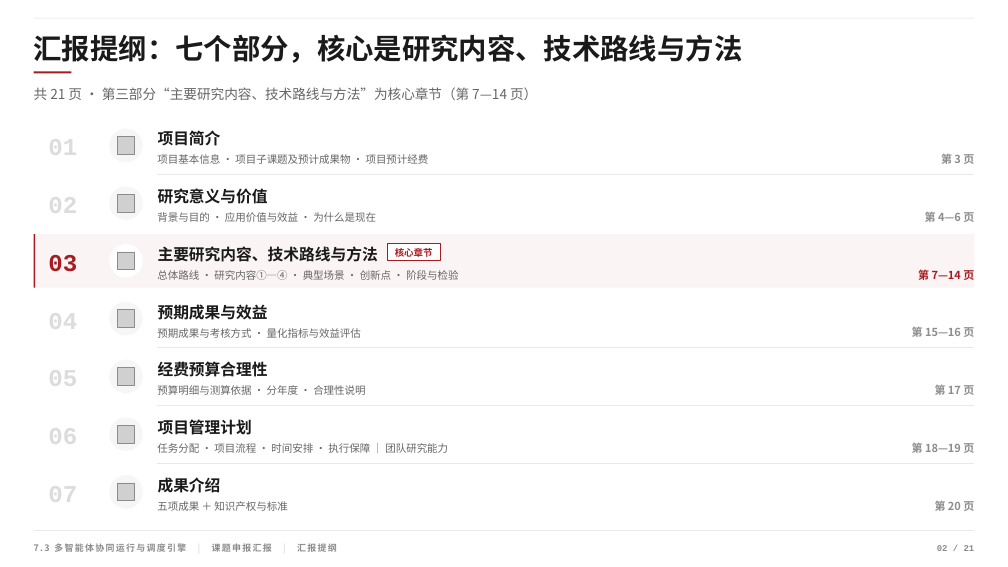
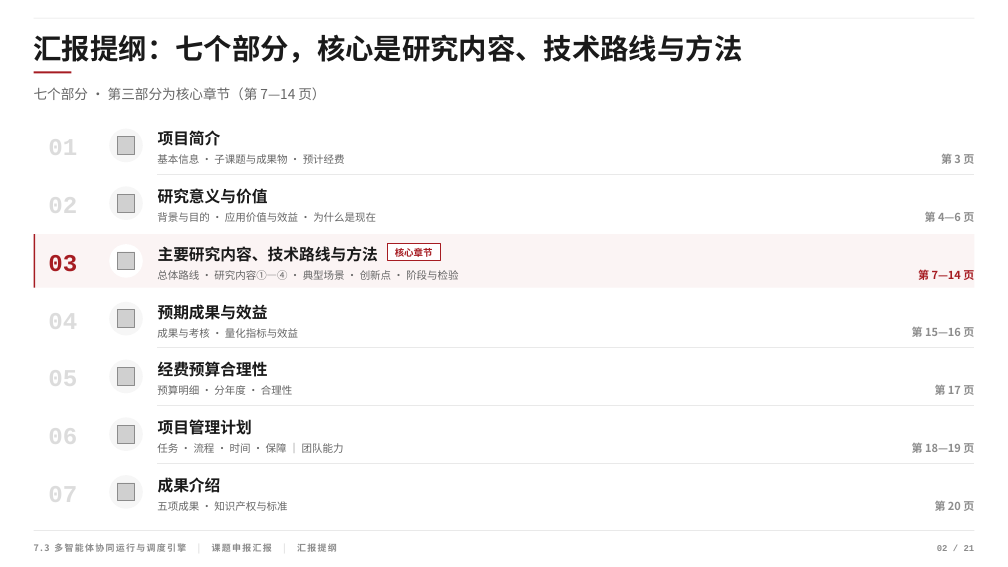
Before and after one commit to huosi012/PPT, a slide deck: slide 2 of 项目汇报PPT.pptx. Drawn at 1008x567 pixels with LibreOffice and Linux fonts; fonts in the diff are those of the drawing; grey boxes stand for pictures. Boxes give left, top, right and bottom in pixels: in the first picture for what was removed or moved away, otherwise in the second. Text is boxed around its words. In the diff, an @@ line names an element or a change of style, - is before the commit and + after.

```diff
--- a/项目汇报PPT.pptx
+++ b/项目汇报PPT.pptx
@@ text at <box>34,87,325,100</box>: text changed @@
-共 21 页 · 第三部分“主要研究内容、技术路线与方法”为核心章节（第 7—14 页）
+七个部分 · 第三部分为核心章节（第 7—14 页）
@@ text at <box>157,154,345,164</box>: text changed @@
-项目基本信息 · 项目子课题及预计成果物 · 项目预计经费
+基本信息 · 子课题与成果物 · 预计经费
@@ text at <box>157,328,298,338</box>: text changed @@
-预期成果与考核方式 · 量化指标与效益评估
+成果与考核 · 量化指标与效益
@@ text at <box>157,385,292,395</box>: text changed @@
-预算明细与测算依据 · 分年度 · 合理性说明
+预算明细 · 分年度 · 合理性
@@ text at <box>157,443,344,453</box>: text changed @@
-任务分配 · 项目流程 · 时间安排 · 执行保障 ｜ 团队研究能力
+任务 · 流程 · 时间 · 保障 ｜ 团队能力
@@ text at <box>157,501,287,511</box>: text changed @@
-五项成果 ＋ 知识产权与标准
+五项成果 · 知识产权与标准
```
Also in this commit, not shown: 17 other slides changed, 25 other files.
